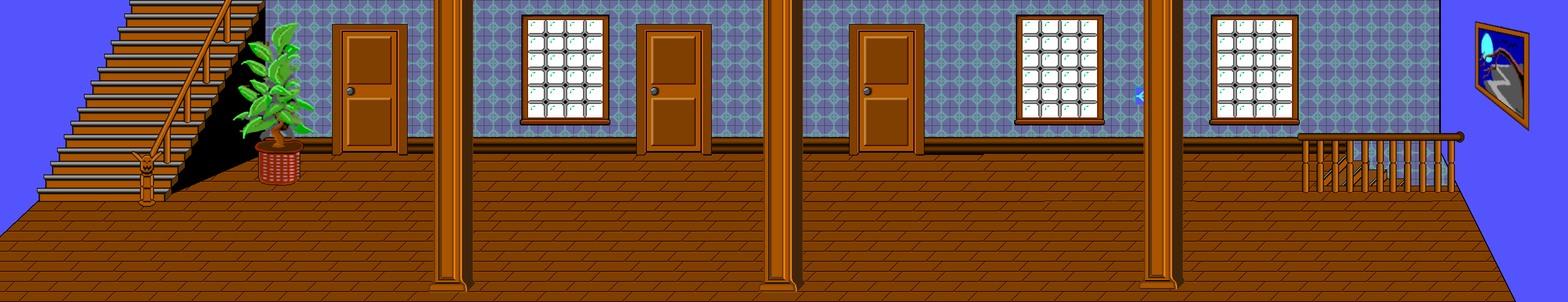
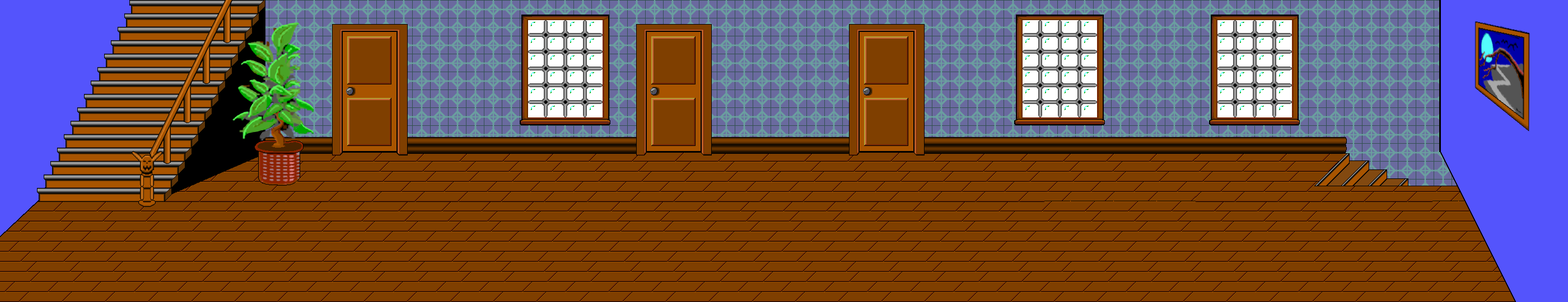
Layered file, before and after one edit (1568 x 302). Changes by layer:
hid "Balcony" over [1297, 131, 1465, 194]
hid "Column copy #1" over [757, 0, 806, 293]
hid "Column copy" over [1137, 0, 1186, 291]
hid "Column" over [427, 0, 476, 293]
painted on "Door" over [342, 152, 400, 156]
painted on "Battiscopa" over [924, 154, 984, 156]
removed layer "Tapestry" over [1135, 86, 1154, 105]
added layer "Floor front" above "Floor" over [1302, 185, 1455, 194]
